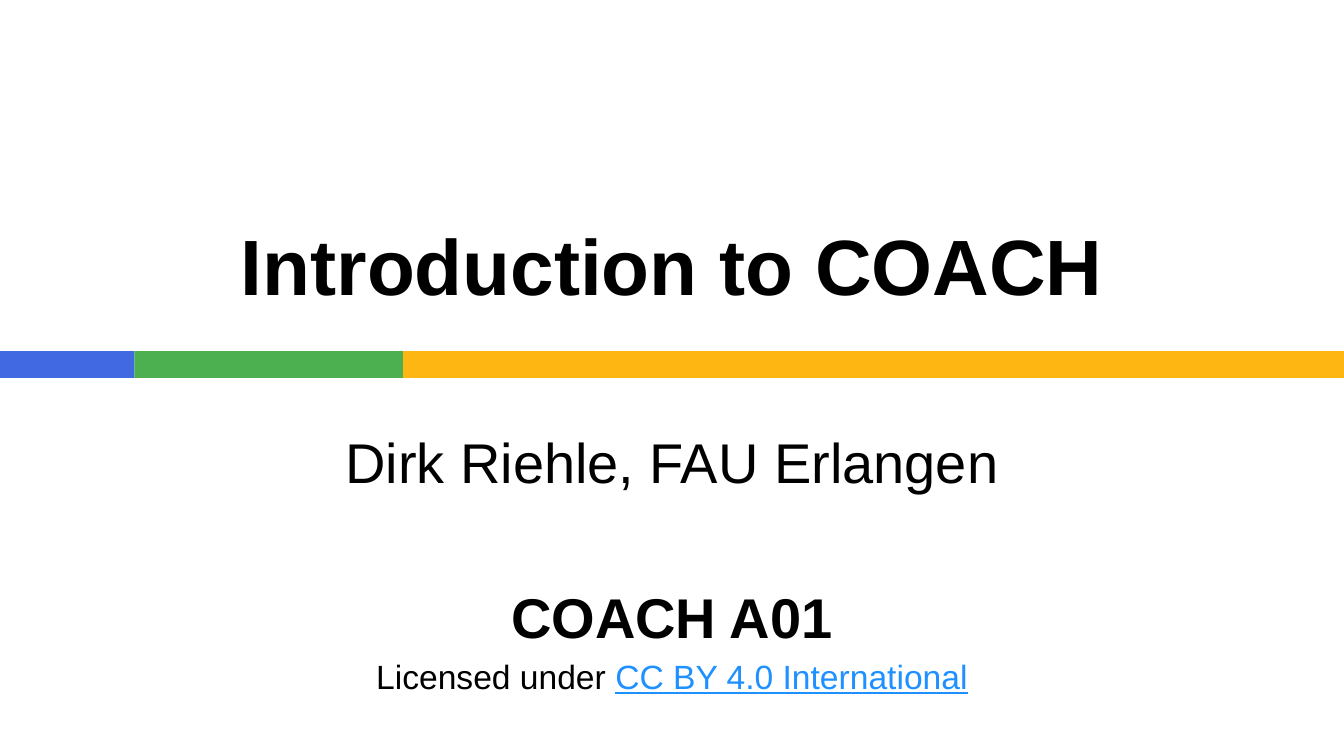
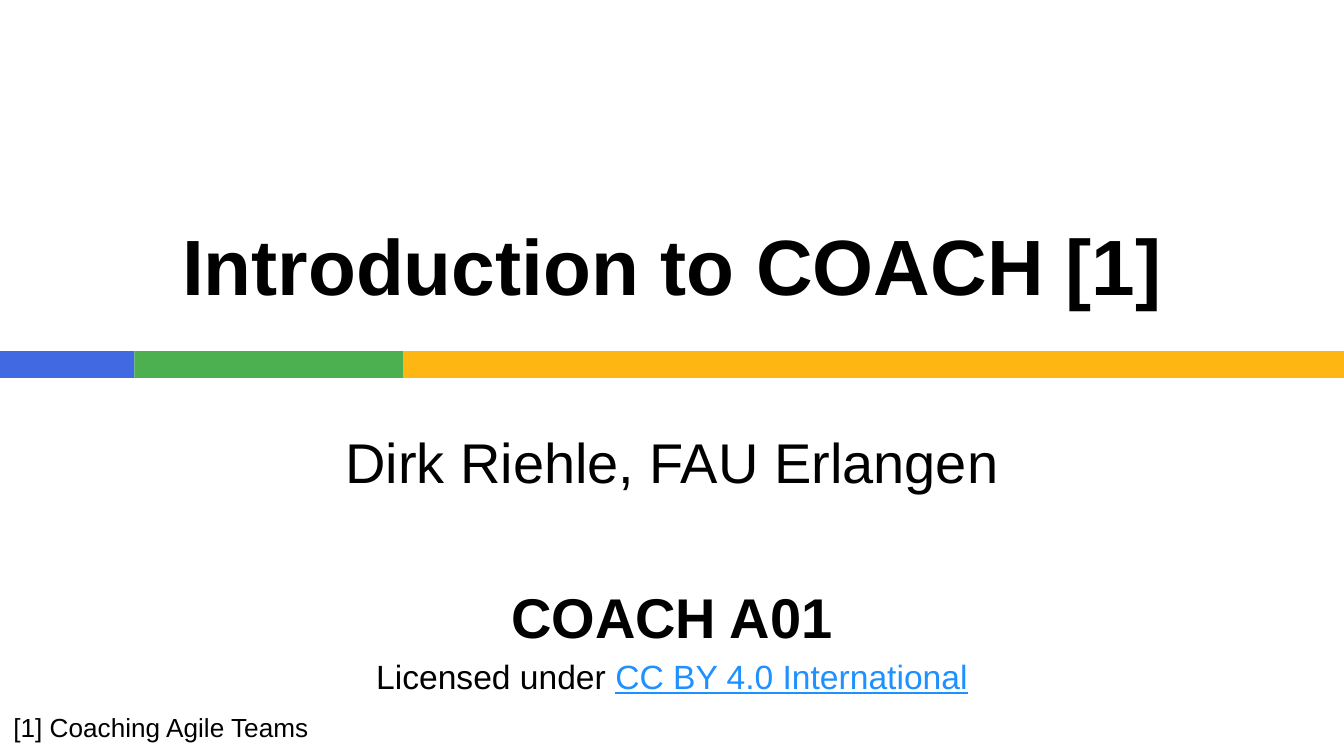
Before and after one commit to dirkriehle/coach-course, a slide deck: slide 1 of Lecture Slides/COACH A01 - Introduction.pptx. Drawn at 1344x756 pixels with LibreOffice and Linux fonts; fonts in the diff are those of the drawing. Boxes give left, top, right and bottom in pixels: in the first picture for what was removed or moved away, otherwise in the second. Text is boxed around its words. In the diff, an @@ line names an element or a change of style, - is before the commit and + after.

```diff
--- a/Lecture Slides/COACH A01 - Introduction.pptx
+++ b/Lecture Slides/COACH A01 - Introduction.pptx
@@ title at (x1=182, y1=238, x2=1161, y2=310): text changed @@
-Introduction to COACH
+Introduction to COACH [1]
@@ text added at (x1=13, y1=718, x2=308, y2=743), 14 pt, text #000000 @@
+[1] Coaching Agile Teams
```
Also in this commit, not shown: 3 other slides changed, 4 other files.
